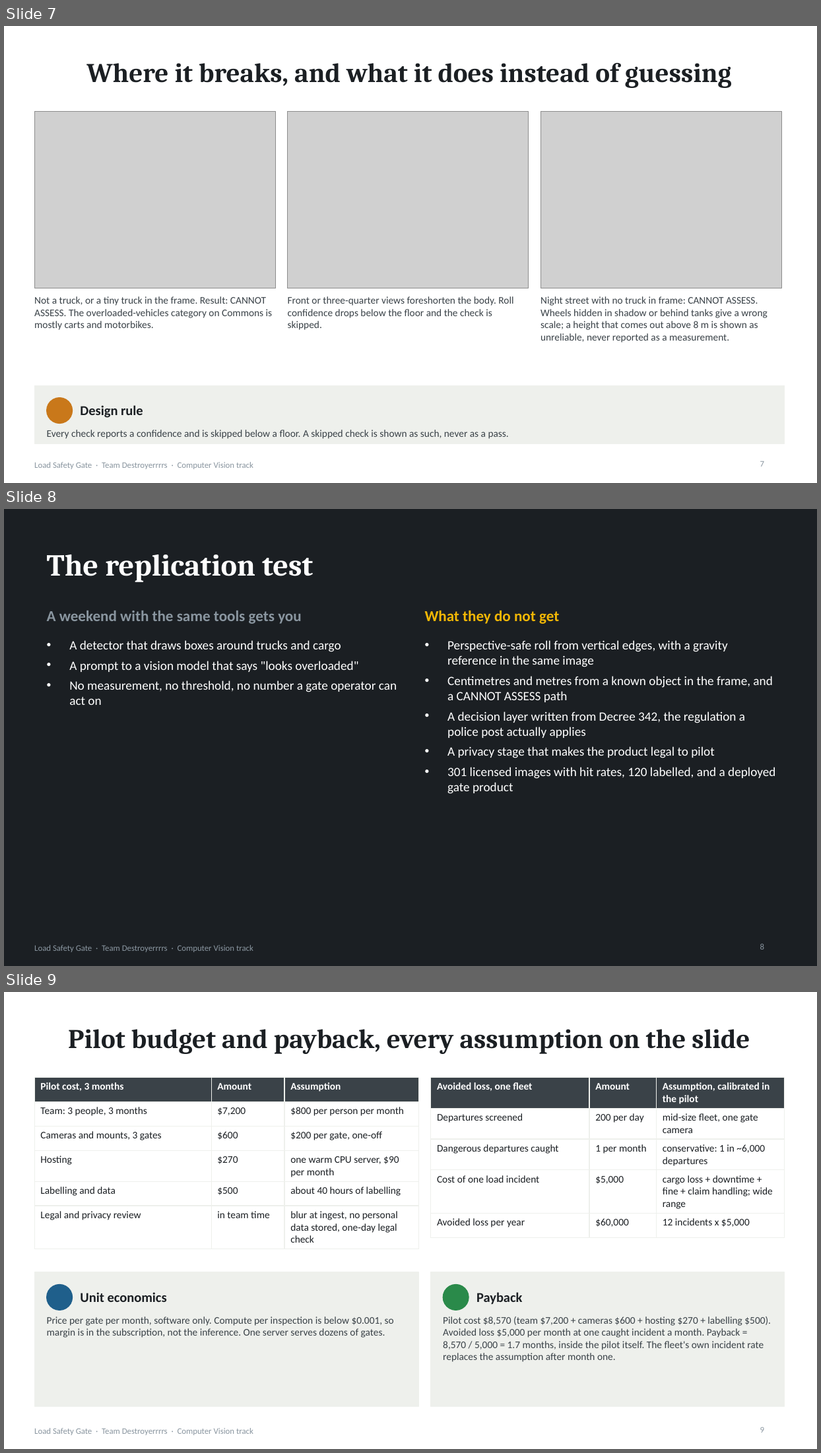
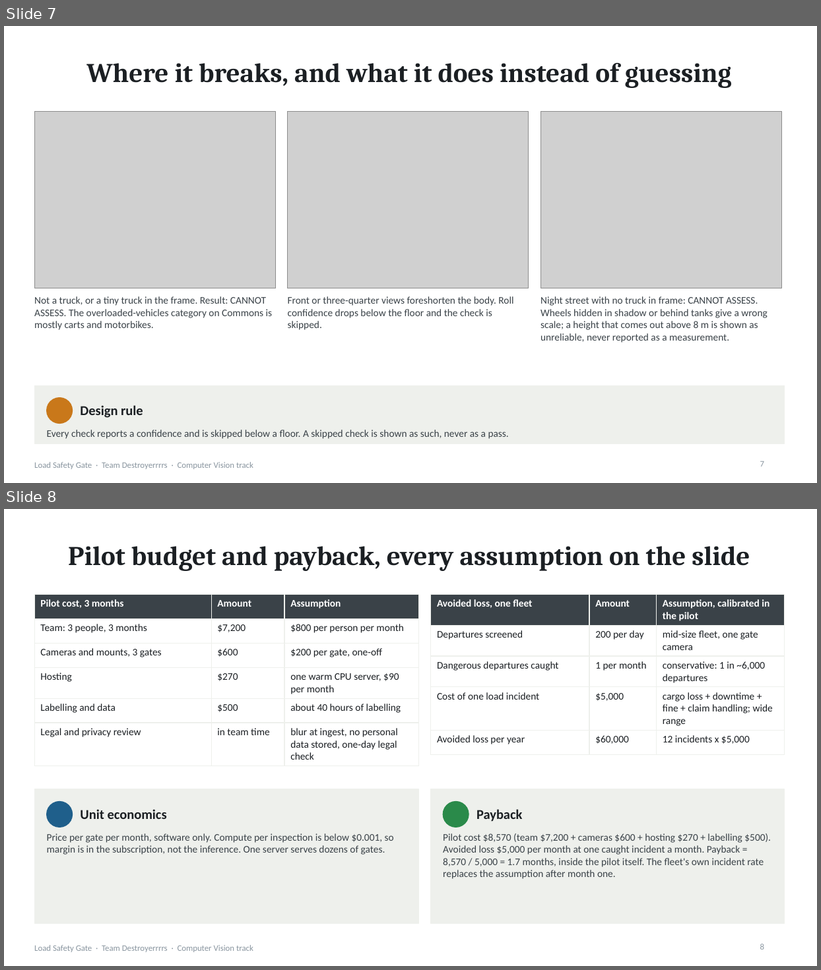
Before and after one commit to Winner-121/Destroyerrrrs_Final_Stage, a slide deck: deck/LoadSafetyGate_deck.pptx. Shown one above the other, each under a label of ours: slides 7, 8 and 9 before the commit, slides 7 and 8 after it. The pictures are 821x1453 and 821x970 pixels, drawn with LibreOffice and Linux fonts; fonts in the diff are those of the drawing; grey boxes stand for pictures. Boxes give left, top, right and bottom in pixels: in the first picture for what was removed or moved away, otherwise in the second. Text is boxed around its words. In the diff, an @@ line names an element or a change of style, - is before the commit and + after.

```diff
--- a/deck/LoadSafetyGate_deck.pptx
+++ b/deck/LoadSafetyGate_deck.pptx
@@ slide 8 removed at (x1=4, y1=509, x2=817, y2=966), background #1B1F23; not listed: 1 template element that a slide beside it also shows @@
@@ text removed at (x1=47, y1=555, x2=313, y2=582) @@
-The replication test
@@ text removed at (x1=47, y1=611, x2=301, y2=624) @@
-A weekend with the same tools gets you
@@ text removed at (x1=425, y1=610, x2=559, y2=624) @@
-What they do not get
@@ text removed at (x1=69, y1=640, x2=397, y2=705) @@
-• A detector that draws boxes around trucks and cargo
-• A prompt to a vision model that says "looks overloaded"
-• No measurement, no threshold, no number a gate operator can act on
@@ text removed at (x1=448, y1=640, x2=776, y2=794) @@
-• Perspective-safe roll from vertical edges, with a gravity reference in the same image
-• Centimetres and metres from a known object in the frame, and a CANNOT ASSESS path
-• A decision layer written from Decree 342, the regulation a police post actually applies
-• A privacy stage that makes the product legal to pilot
-• 301 licensed images with hit rates, 120 labelled, and a deployed gate product
@@ page number removed at (x1=760, y1=944, x2=764, y2=950) @@
-8
@@ what was slide 9 is now slide 8 @@
```
Also in this commit, not shown: 3 other files.
